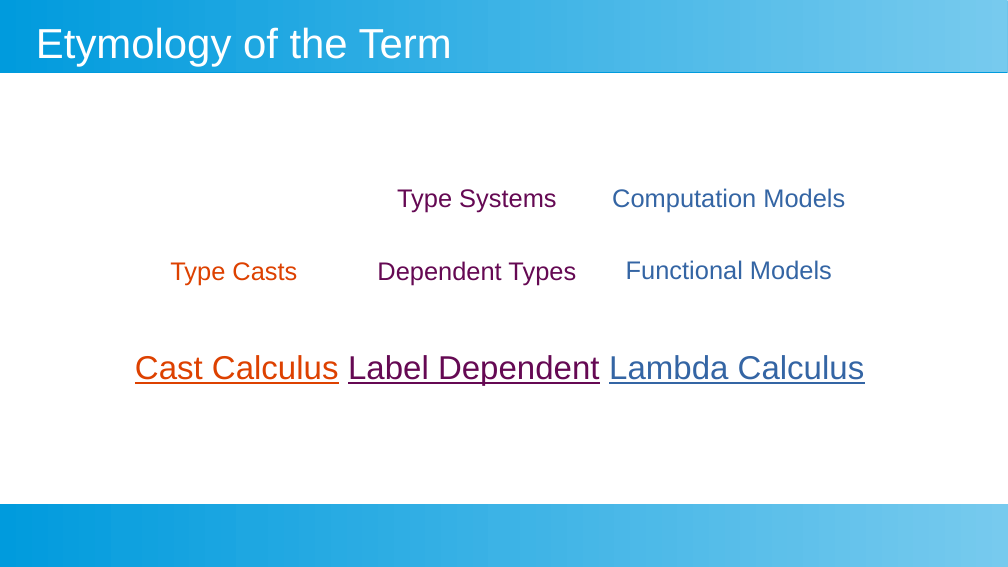
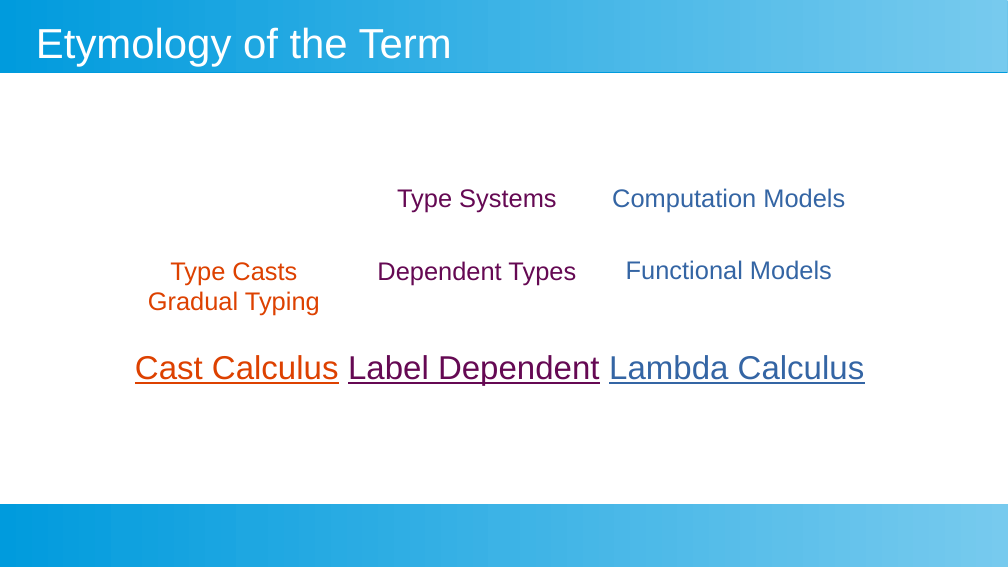
Before and after one commit to leyhline/mastersthesis, a slide deck: slide 2 of presentation.odp. Drawn at 1008x567 pixels with LibreOffice and Linux fonts; fonts in the diff are those of the drawing. Boxes give left, top, right and bottom in pixels: in the first picture for what was removed or moved away, otherwise in the second. Text is boxed around its words. In the diff, an @@ line names an element or a change of style, - is before the commit and + after.

```diff
--- a/presentation.odp
+++ b/presentation.odp
@@ text "Type Casts": place and size @@
-text "Type Casts" at <box>170,262,297,285</box>
+text "Type Casts" at <box>148,262,320,316</box>
@@ text at <box>148,291,320,316</box>: paragraph added @@
+Gradual Typing
```
Also in this commit, not shown: 3 other slides changed, 3 slides added.
